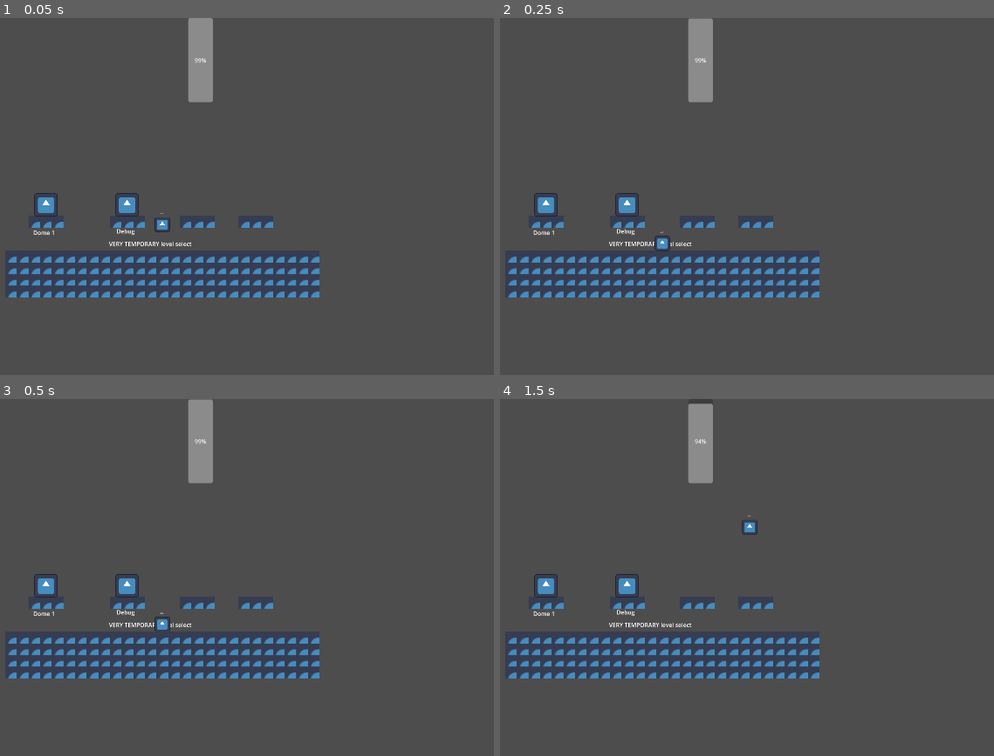
Above: before the commit, frames 1-4 (two rows, left to right).
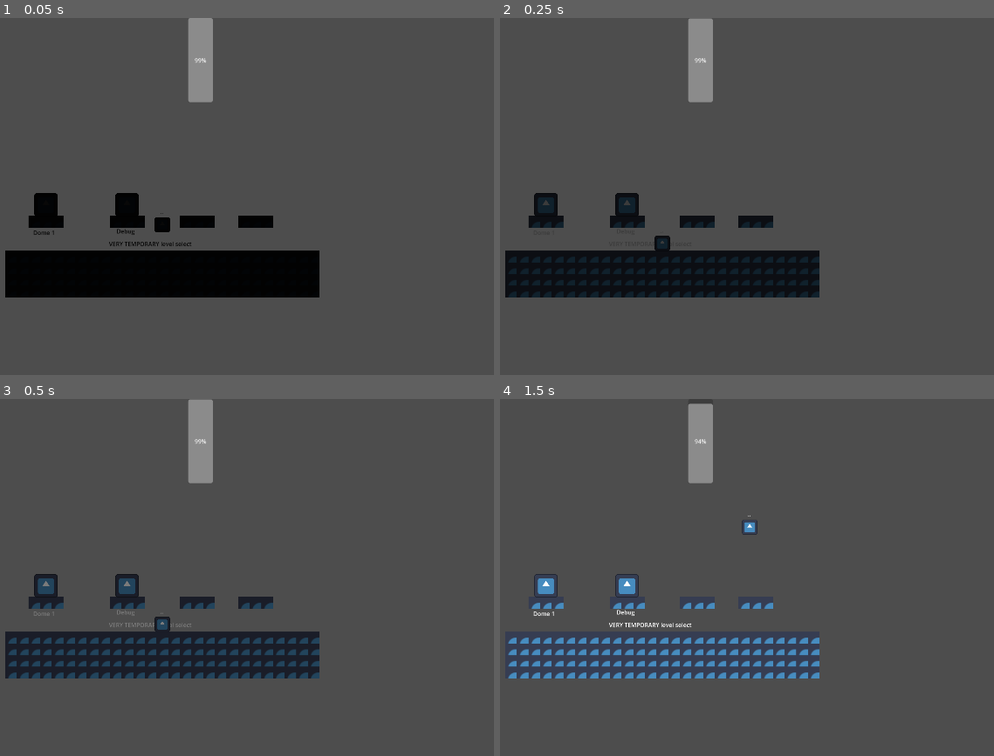
Above: after the commit, the same moments.

Repository: WholeYear12GameDesign/GrandmaGame
Game: Godot game, scene res://Scenes/main.tscn
The game is run twice, just before and just after one commit, with the same random seed, the same clock (stepped at 60 frames per second) and the same inputs. The engine's default icon, where the game draws it, is replaced by a stand-in: a white triangle on a blue panel in a dark square.
Inputs:
- Up to frame 1 (0.05 s): no input
- Up to frame 2 (0.25 s): no input
- Up to frame 3 (0.5 s): no input
- Up to frame 4 (1.5 s): hold Space (jetpack) 0.53-1.28 s; hold D (right) from 0.53 s (still down); tap W (jump) at 0.77 s; tap Space (jetpack) at 1.35 s

The runs differ from the first frame. In frame 1, 10% of the frame differs, in the area x 1-65%, y 49-79%; in frame 2, 10%; in frame 3, 10%; in frame 4, nothing differs.

Commit message:
Level switch animation

Diff:
--- /dev/null
+++ b/GrandmaBasement/Levels/Dome1/Dome.gd
@@ -0,0 +1,7 @@
+extends Node2D
+
+func _ready():
+	$AnimationPlayer.play("Open")
+
+func close():
+	$AnimationPlayer.play("Close")
--- a/GrandmaBasement/Levels/Dome1/dome_1.tscn
+++ b/GrandmaBasement/Levels/Dome1/dome_1.tscn
@@ -1,10 +1,64 @@
-[gd_scene load_steps=4 format=3 uid="uid://bko50kji0lg6b"]
+[gd_scene load_steps=9 format=3 uid="uid://bko50kji0lg6b"]
 
 [ext_resource type="PackedScene" uid="uid://cvty8n1cnto1q" path="res://Levels/Dome1/Dome1Screen1.tscn" id="1_b7x1n"]
+[ext_resource type="Script" path="res://Levels/Dome1/Dome.gd" id="1_gcqjg"]
 [ext_resource type="PackedScene" uid="uid://bfgkexhb4ho88" path="res://Player/player.tscn" id="2_ojb66"]
 [ext_resource type="Script" path="res://Player/Camera2D.gd" id="3_8oosb"]
 
+[sub_resource type="Animation" id="Animation_8vstu"]
+resource_name = "Open"
+tracks/0/type = "value"
+tracks/0/imported = false
+tracks/0/enabled = true
+tracks/0/path = NodePath("CanvasModulate:color")
+tracks/0/interp = 1
+tracks/0/loop_wrap = true
+tracks/0/keys = {
+"times": PackedFloat32Array(0, 1),
+"transitions": PackedFloat32Array(1, 1),
+"update": 0,
+"values": [Color(0, 0, 0, 1), Color(1, 1, 1, 1)]
+}
+
+[sub_resource type="Animation" id="Animation_wf8xk"]
+length = 0.001
+tracks/0/type = "value"
+tracks/0/imported = false
+tracks/0/enabled = true
+tracks/0/path = NodePath("CanvasModulate:color")
+tracks/0/interp = 1
+tracks/0/loop_wrap = true
+tracks/0/keys = {
+"times": PackedFloat32Array(0),
+"transitions": PackedFloat32Array(1),
+"update": 0,
+"values": [Color(1, 1, 1, 1)]
+}
+
+[sub_resource type="Animation" id="Animation_flnnt"]
+resource_name = "Close"
+tracks/0/type = "value"
+tracks/0/imported = false
+tracks/0/enabled = true
+tracks/0/path = NodePath("CanvasModulate:color")
+tracks/0/interp = 1
+tracks/0/loop_wrap = true
+tracks/0/keys = {
+"times": PackedFloat32Array(0, 1),
+"transitions": PackedFloat32Array(1, 1),
+"update": 0,
+"values": [Color(1, 1, 1, 1), Color(0, 0, 0, 1)]
+}
+
+[sub_resource type="AnimationLibrary" id="AnimationLibrary_cyg3y"]
+_data = {
+"Close": SubResource("Animation_flnnt"),
+"Open": SubResource("Animation_8vstu"),
+"RESET": SubResource("Animation_wf8xk")
+}
+
 [node name="Dome1" type="Node2D"]
+script = ExtResource("1_gcqjg")
 
 [node name="Dome1Screen1" parent="." instance=ExtResource("1_b7x1n")]
 
@@ -16,3 +70,10 @@
 position_smoothing_enabled = true
 position_smoothing_speed = 7.0
 script = ExtResource("3_8oosb")
+
+[node name="AnimationPlayer" type="AnimationPlayer" parent="."]
+libraries = {
+"": SubResource("AnimationLibrary_cyg3y")
+}
+
+[node name="CanvasModulate" type="CanvasModulate" parent="."]
--- a/GrandmaBasement/Levels/teleport.gd
+++ b/GrandmaBasement/Levels/teleport.gd
@@ -9,4 +9,10 @@
 # runs switch_screen() when player collides with collision shape
 func _on_body_entered(body):
 	if body.name == "Player":
-		load_level(next_level)
+		get_parent().get_parent().close()
+		$Timer.start()
+
+
+
+func _on_timer_timeout():
+	load_level(next_level)
--- a/GrandmaBasement/Levels/teleport.tscn
+++ b/GrandmaBasement/Levels/teleport.tscn
@@ -16,4 +16,8 @@
 [node name="CollisionShape2D" type="CollisionShape2D" parent="."]
 shape = SubResource("RectangleShape2D_dgeeq")
 
+[node name="Timer" type="Timer" parent="."]
+one_shot = true
+
 [connection signal="body_entered" from="." to="." method="_on_body_entered"]
+[connection signal="timeout" from="Timer" to="." method="_on_timer_timeout"]
--- a/GrandmaBasement/Scenes/main.tscn
+++ b/GrandmaBasement/Scenes/main.tscn
@@ -1,5 +1,6 @@
-[gd_scene load_steps=6 format=3 uid="uid://cr347vhwdt2pc"]
+[gd_scene load_steps=11 format=3 uid="uid://cr347vhwdt2pc"]
 
+[ext_resource type="Script" path="res://Levels/Dome1/Dome.gd" id="1_24epd"]
 [ext_resource type="Texture2D" uid="uid://va5cc5u4i3i2" path="res://Art assets/icon.svg" id="1_ptrq7"]
 [ext_resource type="PackedScene" uid="uid://bp5b1rp7njaor" path="res://Levels/teleport.tscn" id="2_6olkp"]
 [ext_resource type="PackedScene" uid="uid://bfgkexhb4ho88" path="res://Player/player.tscn" id="3_l6r57"]
@@ -30,7 +31,60 @@
 physics_layer_0/collision_layer = 1
 sources/0 = SubResource("TileSetAtlasSource_tkr63")
 
+[sub_resource type="Animation" id="Animation_8vstu"]
+resource_name = "Open"
+tracks/0/type = "value"
+tracks/0/imported = false
+tracks/0/enabled = true
+tracks/0/path = NodePath("CanvasModulate:color")
+tracks/0/interp = 1
+tracks/0/loop_wrap = true
+tracks/0/keys = {
+"times": PackedFloat32Array(0, 1),
+"transitions": PackedFloat32Array(1, 1),
+"update": 0,
+"values": [Color(0, 0, 0, 1), Color(1, 1, 1, 1)]
+}
+
+[sub_resource type="Animation" id="Animation_wf8xk"]
+length = 0.001
+tracks/0/type = "value"
+tracks/0/imported = false
+tracks/0/enabled = true
+tracks/0/path = NodePath("CanvasModulate:color")
+tracks/0/interp = 1
+tracks/0/loop_wrap = true
+tracks/0/keys = {
+"times": PackedFloat32Array(0),
+"transitions": PackedFloat32Array(1),
+"update": 0,
+"values": [Color(1, 1, 1, 1)]
+}
+
+[sub_resource type="Animation" id="Animation_flnnt"]
+resource_name = "Close"
+tracks/0/type = "value"
+tracks/0/imported = false
+tracks/0/enabled = true
+tracks/0/path = NodePath("CanvasModulate:color")
+tracks/0/interp = 1
+tracks/0/loop_wrap = true
+tracks/0/keys = {
+"times": PackedFloat32Array(0, 1),
+"transitions": PackedFloat32Array(1, 1),
+"update": 0,
+"values": [Color(1, 1, 1, 1), Color(0, 0, 0, 1)]
+}
+
+[sub_resource type="AnimationLibrary" id="AnimationLibrary_cyg3y"]
+_data = {
+"Close": SubResource("Animation_flnnt"),
+"Open": SubResource("Animation_8vstu"),
+"RESET": SubResource("Animation_wf8xk")
+}
+
 [node name="Main" type="Node2D"]
+script = ExtResource("1_24epd")
 
 [node name="TileMap" type="TileMap" parent="."]
 position = Vector2(0, 102)
@@ -39,11 +93,13 @@
 format = 2
 layer_0/tile_data = PackedInt32Array(65524, 65536, 1, 131060, 65536, 1, 196596, 65536, 1, 262132, 65536, 1, 65525, 6553 …(1992 unchanged characters)…
 
-[node name="Teleport" parent="." instance=ExtResource("2_6olkp")]
+[node name="Teleporters" type="Node2D" parent="."]
+
+[node name="Teleport" parent="Teleporters" instance=ExtResource("2_6olkp")]
 position = Vector2(-272, -25)
 scale = Vector2(0.50583, 0.50583)
 
-[node name="Teleport2" parent="." instance=ExtResource("2_6olkp")]
+[node name="Teleport2" parent="Teleporters" instance=ExtResource("2_6olkp")]
 position = Vector2(-49, -25)
 scale = Vector2(0.50583, 0.50583)
 next_level = "res://Player/debug.tscn"
@@ -75,3 +131,10 @@
 scale = Vector2(0.325336, 0.325336)
 
 [node name="Camera2D" type="Camera2D" parent="."]
+
+[node name="AnimationPlayer" type="AnimationPlayer" parent="."]
+libraries = {
+"": SubResource("AnimationLibrary_cyg3y")
+}
+
+[node name="CanvasModulate" type="CanvasModulate" parent="."]
